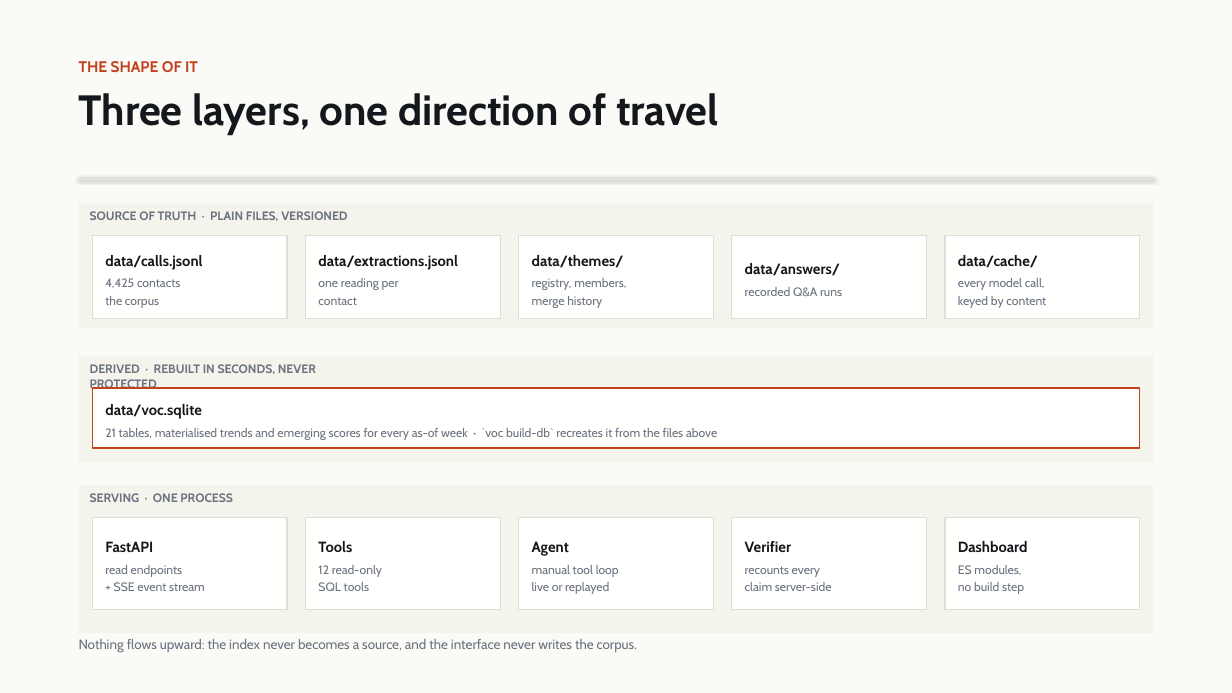
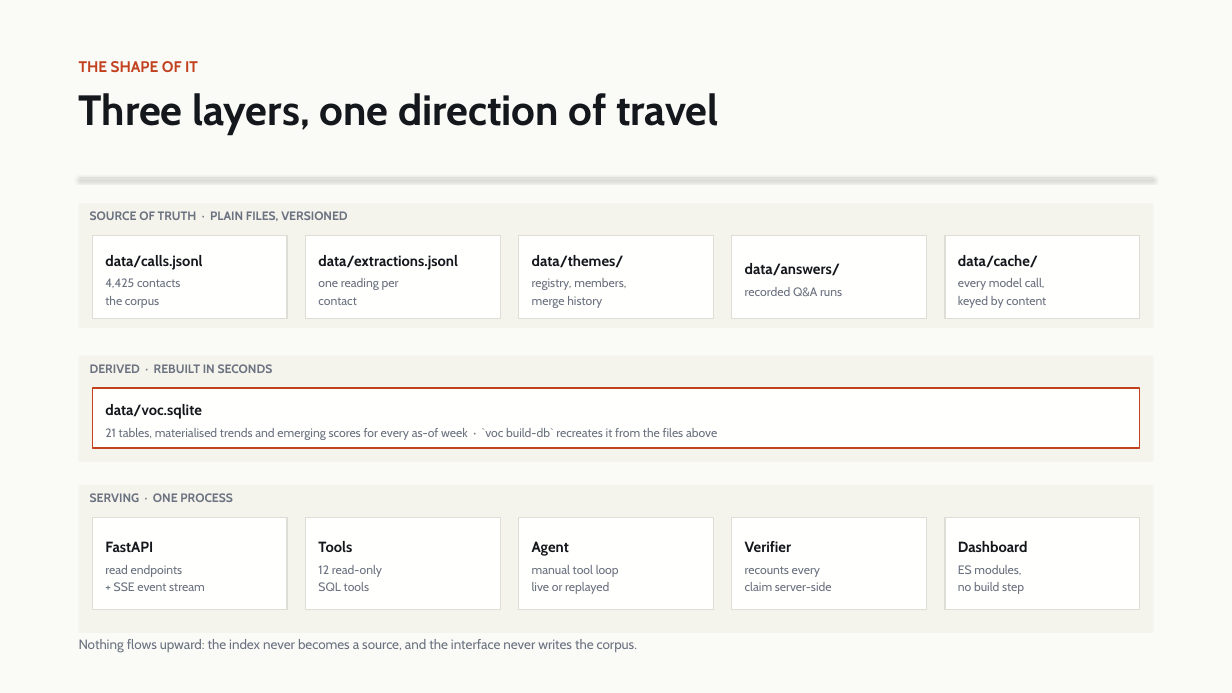
Before and after one commit to Gread/voc_hackathon, a slide deck: slide 2 of docs/voc_architecture_deck.pptx. Drawn at 1232x693 pixels with LibreOffice and Linux fonts; fonts in the diff are those of the drawing. Boxes give left, top, right and bottom in pixels: in the first picture for what was removed or moved away, otherwise in the second. Text is boxed around its words. In the diff, an @@ line names an element or a change of style, - is before the commit and + after.

```diff
--- a/docs/voc_architecture_deck.pptx
+++ b/docs/voc_architecture_deck.pptx
@@ text at <box>90,364,273,373</box>: text changed @@
-DERIVED · REBUILT IN SECONDS, NEVER PROTECTED
+DERIVED · REBUILT IN SECONDS
```
Also in this commit, not shown: 1 other slide changed, 3 other files.
